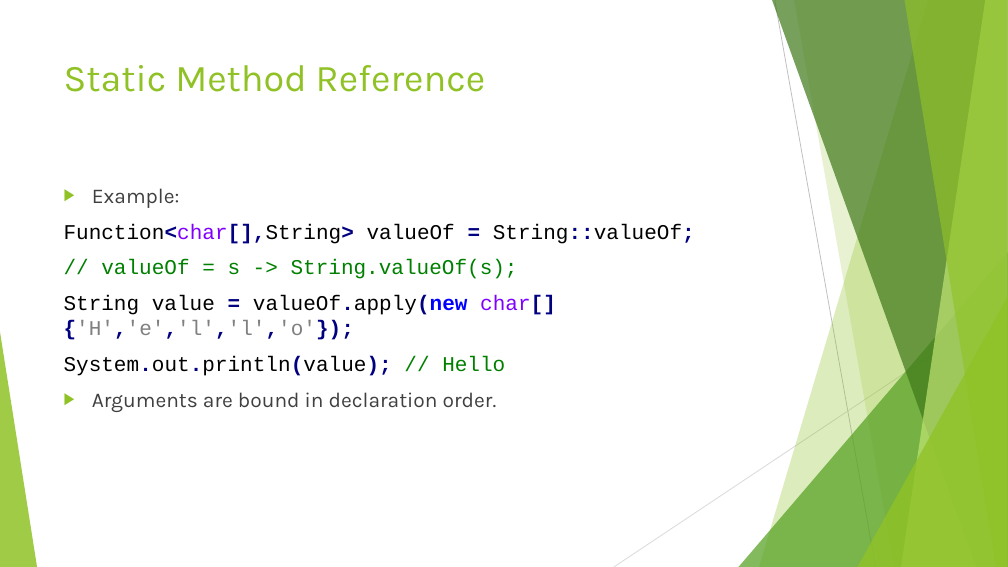
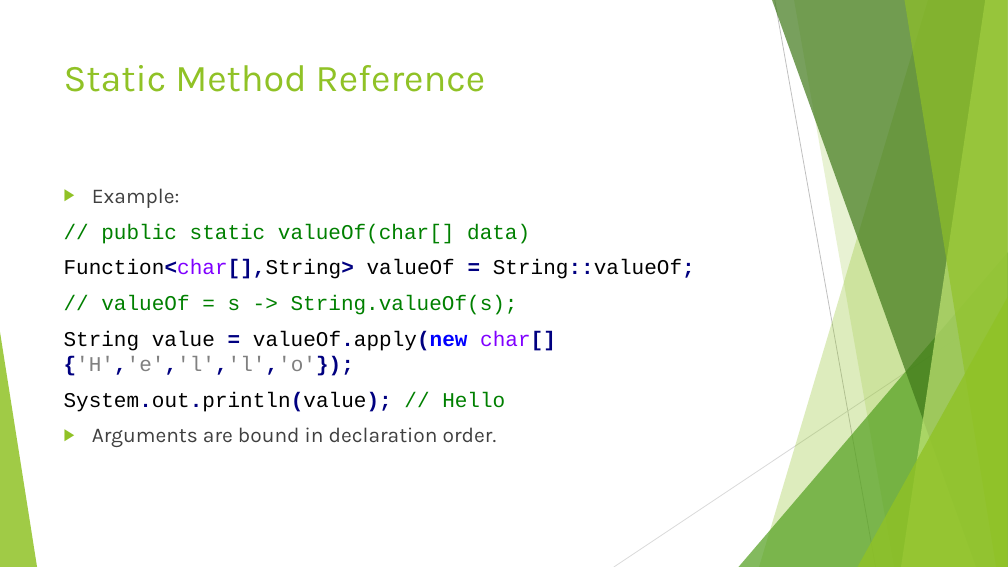
Before and after one commit to RichardRoda/2017-CodePaLOUsa-Lambda, a slide deck: slide 19 of Learning to Love the Lambda in the Stream.pptx. Drawn at 1008x567 pixels with LibreOffice and Linux fonts; fonts in the diff are those of the drawing. Boxes give left, top, right and bottom in pixels: in the first picture for what was removed or moved away, otherwise in the second. Text is boxed around its words. In the diff, an @@ line names an element or a change of style, - is before the commit and + after.

```diff
--- a/Learning to Love the Lambda in the Stream.pptx
+++ b/Learning to Love the Lambda in the Stream.pptx
@@ text at (101, 224, 530, 244): paragraph added @@
+// public static valueOf(char[] data)
```
Also in this commit, not shown: 6 other slides changed.
